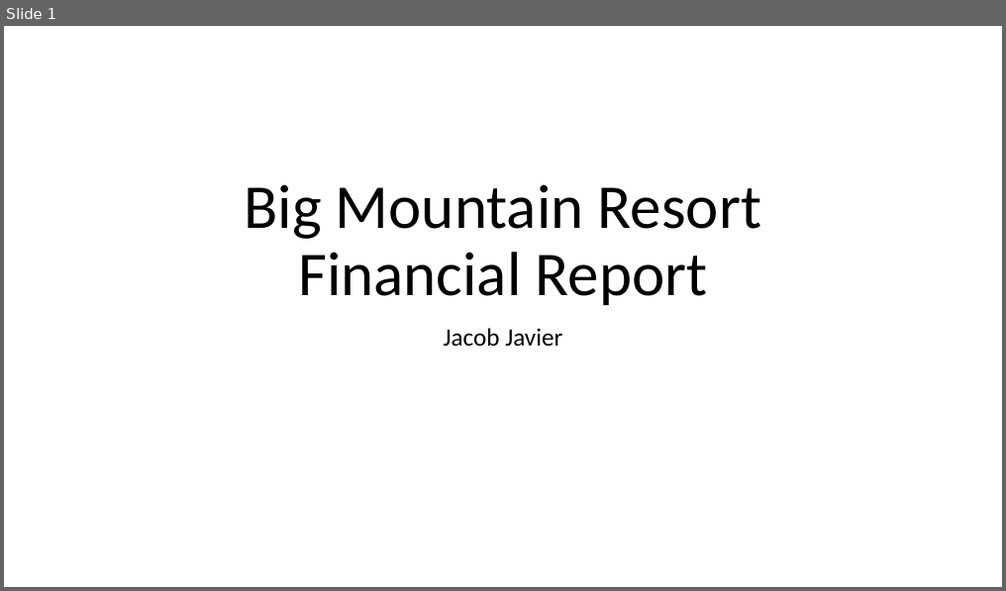
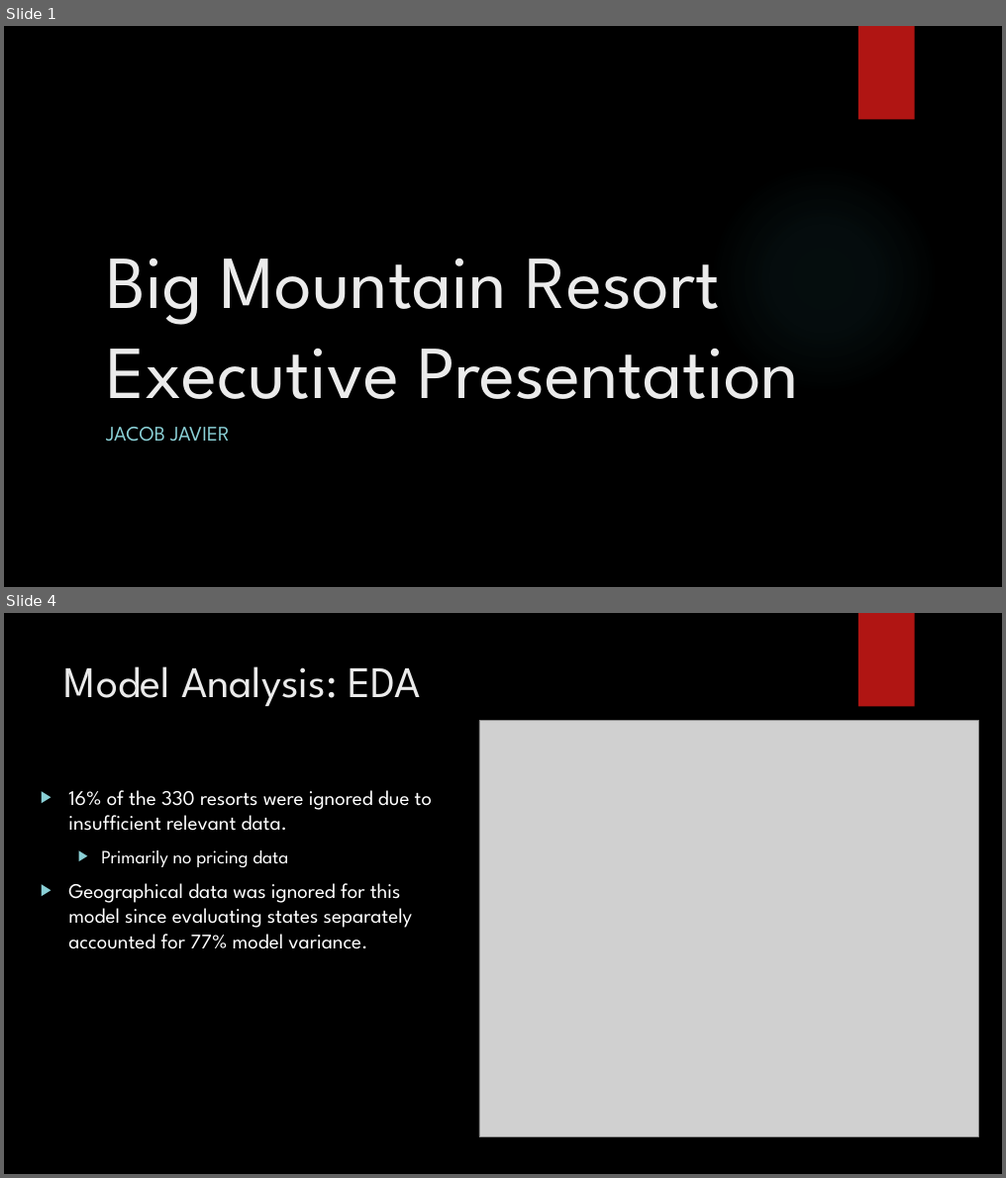
Before and after one commit to jpjavier23/DataScienceGuidedCapstone, a slide deck: Big Mountain Resort Executive Presentation.pptx. Shown one above the other, each under a label of ours: slide 1 before the commit, slides 1 and 4 after it; the slides between them are not shown. The pictures are 1006x591 and 1006x1178 pixels, drawn with LibreOffice and Linux fonts; fonts in the diff are those of the drawing; grey boxes stand for pictures; background and template pictures are left out. Boxes give left, top, right and bottom in pixels: in the first picture for what was removed or moved away, otherwise in the second. Text is boxed around its words. In the diff, an @@ line names an element or a change of style, - is before the commit and + after.

Commit message:
executive presentation complete and ready for final review before submission

```diff
--- a/Big Mountain Resort Executive Presentation.pptx
+++ b/Big Mountain Resort Executive Presentation.pptx
@@ slide 4 added at (4, 613, 1002, 1174), background picture (left out); not listed: 1 template element that a slide beside it also shows @@
@@ title added at (64, 666, 421, 706), 42 pt, text #EBEBEB @@
+Model Analysis: EDA
@@ picture added at (479, 721, 979, 1138) @@
@@ text added at (68, 790, 432, 950), 20 pt, text #FFFFFF @@
+▶ 16% of the 330 resorts were ignored due to insufficient relevant data.
+  ▶ Primarily no pricing data
+▶ Geographical data was ignored for this model since evaluating states separately accounted for 77% model variance.
@@ slide 1 changed as well @@
@@ background #FFFFFF to picture (left out) @@
@@ rectangle added at (858, 26, 915, 120), fill #B01513 @@
@@ ellipse added at (709, 163, 939, 393), fill gradient #50B9C1 @@
@@ title at (106, 258, 799, 399): text changed; size 60 to 72 pt; font Calibri to League Spartan; text colour #000000 to #EBEBEB @@
-Big Mountain Resort Financial Report
+Big Mountain Resort Executive Presentation
@@ subtitle at (106, 427, 230, 442): text changed; size 24 to 20 pt; font Calibri to League Spartan; text colour #000000 to #8AD0D6 @@
-Jacob Javier
+JACOB JAVIER
```
Also in this commit, not shown: 3 other slides changed, 2 other slides added, 3 slides removed, 1 other file.
